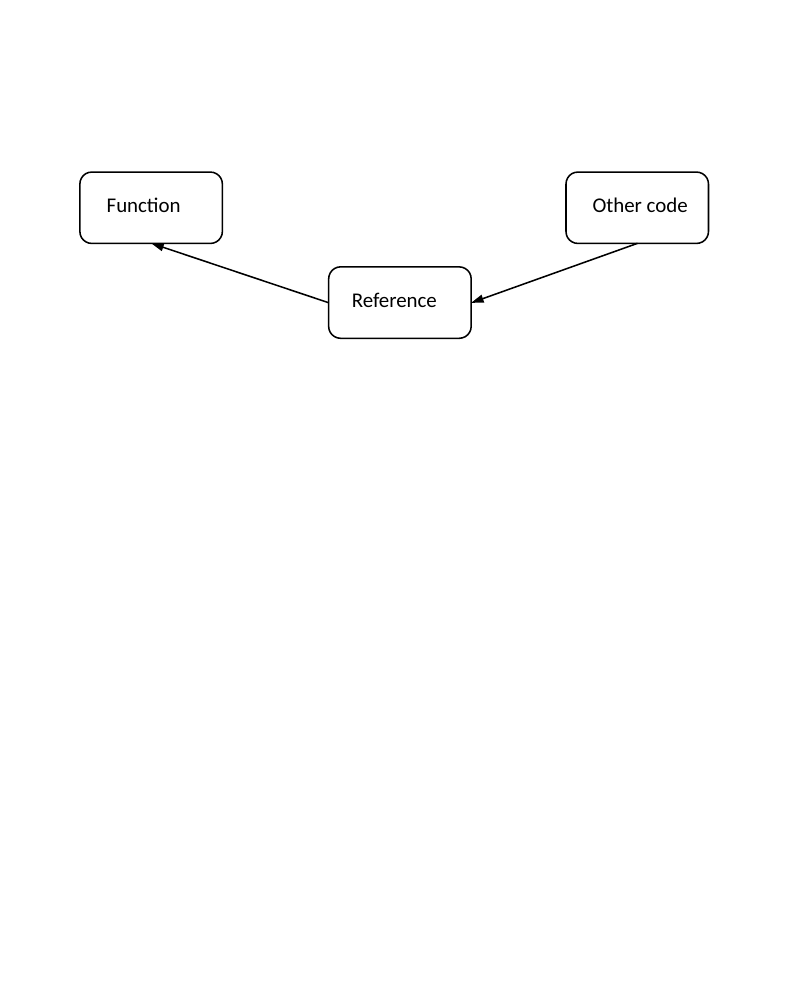
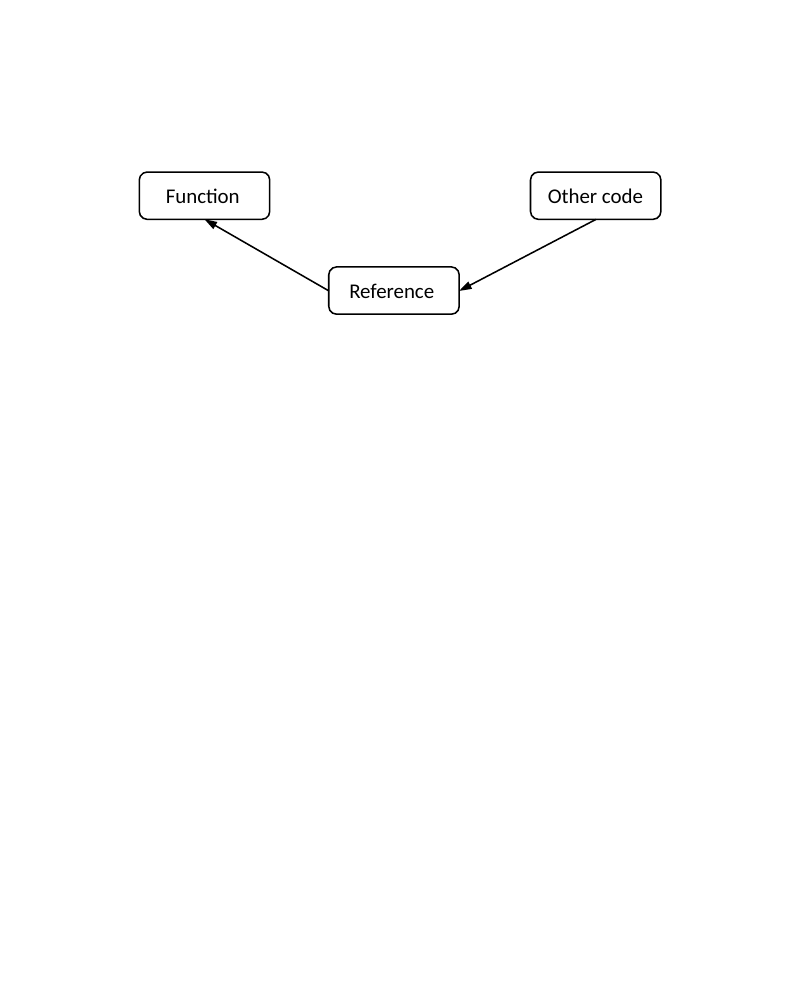
Before and after one commit to uamartins/design-patterns-book, a slide deck: slide 1 of resources/Chapter-24-Observer/ch24-fig05-callback.ppt. Drawn at 800x1008 pixels with LibreOffice and Linux fonts; fonts in the diff are those of the drawing. Boxes give left, top, right and bottom in pixels: in the first picture for what was removed or moved away, otherwise in the second. Text is boxed around its words. In the diff, an @@ line names an element or a change of style, - is before the commit and + after.

```diff
--- a/resources/Chapter-24-Observer/ch24-fig05-callback.ppt
+++ b/resources/Chapter-24-Observer/ch24-fig05-callback.ppt
@@ rounded rectangle: place and size @@
-rounded rectangle at (80, 172, 223, 243)
+rounded rectangle at (140, 172, 271, 218)
@@ text "Function": place and size @@
-text "Function" at (107, 197, 181, 212)
+text "Function" at (166, 188, 240, 203)
@@ rounded rectangle: place and size @@
-rounded rectangle at (566, 172, 710, 243)
+rounded rectangle at (530, 172, 661, 218)
@@ text "Other code": place and size @@
-text "Other code" at (593, 197, 688, 212)
+text "Other code" at (548, 188, 643, 203)
@@ arrow moved from (328, 303) - (152, 244) to (328, 291) - (205, 220) @@
@@ arrow moved from (637, 244) - (472, 303) to (597, 220) - (460, 291) @@
@@ rounded rectangle: place and size @@
-rounded rectangle at (328, 267, 472, 337)
+rounded rectangle at (328, 267, 460, 313)
@@ text "Reference": place and size @@
-text "Reference" at (352, 292, 437, 307)
+text "Reference" at (349, 283, 434, 298)
```
Also in this commit, not shown: 3 other files.
